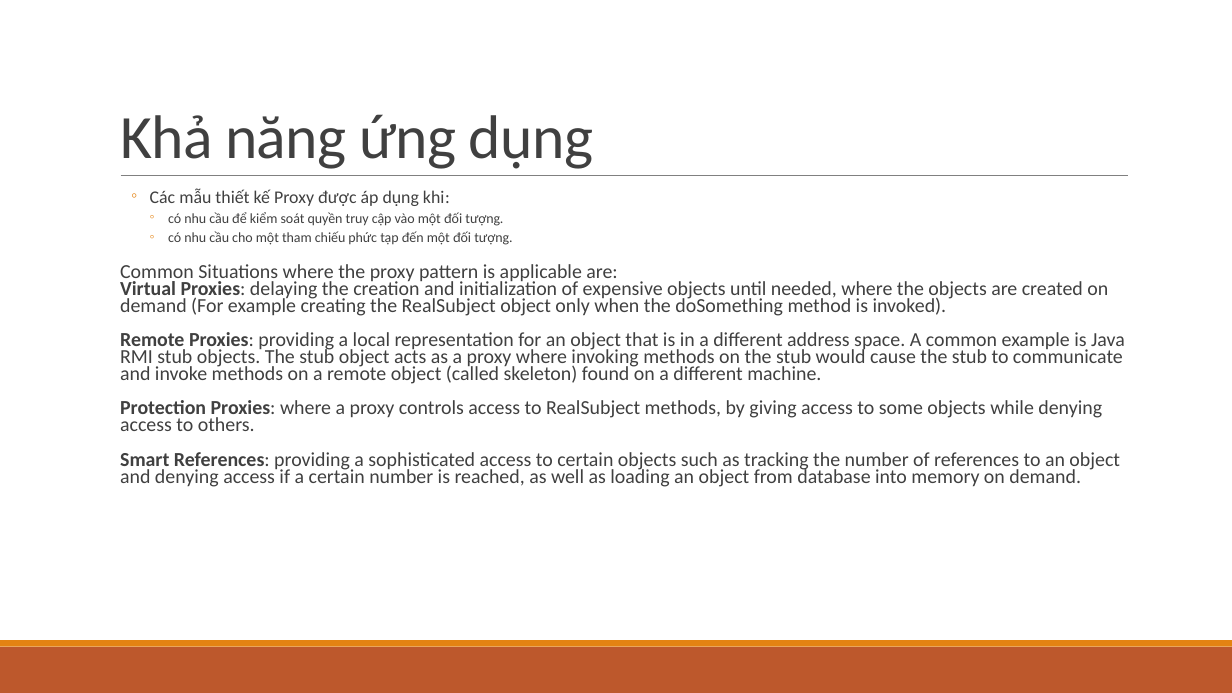
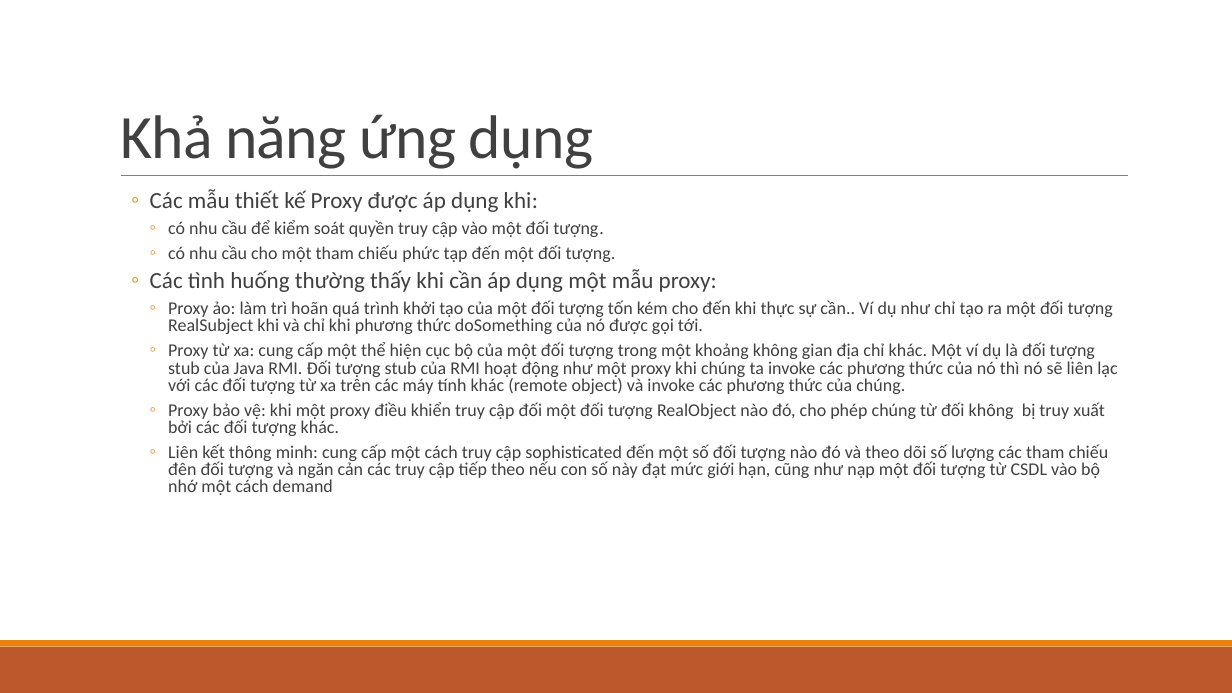
Before and after one commit to ChrisJamison/design_pattern, a slide deck: slide 20 of DP version 1.1.pptx. Drawn at 1232x693 pixels with LibreOffice and Linux fonts; fonts in the diff are those of the drawing. Boxes give left, top, right and bottom in pixels: in the first picture for what was removed or moved away, otherwise in the second. Text is boxed around its words. In the diff, an @@ line names an element or a change of style, - is before the commit and + after.

```diff
--- a/DP version 1.1.pptx
+++ b/DP version 1.1.pptx
@@ text at (150, 189, 616, 262): size 13.9 to 18 pt in "Các mẫu thiết kế Proxy được áp ..."; size 10.8 to 14 pt in "có nhu cầu để kiểm soát quyền ...", "có nhu cầu cho một tham chiếu ..."; line spacing 0.7 to 0.8 @@
@@ text at (150, 269, 1117, 495): text changed; size 15.5 to 14 pt @@
-  Common Situations where the proxy pattern is applicable are:
-  Virtual Proxies: delaying the creation and initialization of expensive objects until needed, where the objects are created on demand (For example creating the RealSubject object only when the doSomething method is invoked).
-  Remote Proxies: providing a local representation for an object that is in a different address space. A common example is Java RMI stub objects. The stub object acts as a proxy where invoking methods on the stub would cause the stub to communicate and invoke methods on a remote object (called skeleton) found on a different machine.
-  Protection Proxies: where a proxy controls access to RealSubject methods, by giving access to some objects while denying access to others.
-  Smart References: providing a sophisticated access to certain objects such as tracking the number of references to an object and denying access if a certain number is reached, as well as loading an object from database into memory on demand.
+  ◦ Các tình huống thường thấy khi cần áp dụng một mẫu proxy:
+    ◦ Proxy ảo: làm trì hoãn quá trình khởi tạo của một đối tượng tốn kém cho đến khi thực sự cần.. Ví dụ như chỉ tạo ra một đối tượng RealSubject khi và chỉ khi phương thức doSomething của nó được gọi tới.
+    ◦ Proxy từ xa: cung cấp một thể hiện cục bộ của một đối tượng trong một khoảng không gian địa chỉ khác. Một ví dụ là đối tượng stub của Java RMI. Đối tượng stub của RMI hoạt động như một proxy khi chúng ta invoke các phương thức của nó thì nó sẽ liên lạc với các đối tượng từ xa trên các máy tính khác (remote object) và invoke các phương thức của chúng.
+    ◦ Proxy bảo vệ: khi một proxy điều khiển truy cập đối một đối tượng RealObject nào đó, cho phép chúng từ đối không bị truy xuất bởi các đối tượng khác.
+    ◦ Liên kết thông minh: cung cấp một cách truy cập sophisticated đến một số đối tượng nào đó và theo dõi số lượng các tham chiếu đên đối tượng và ngăn cản các truy cập tiếp theo nếu con số này đạt mức giới hạn, cũng như nạp một đối tượng từ CSDL vào bộ nhớ một cách demand
```
Also in this commit, not shown: 7 other slides changed, 1 slide added, 1 slide removed.
